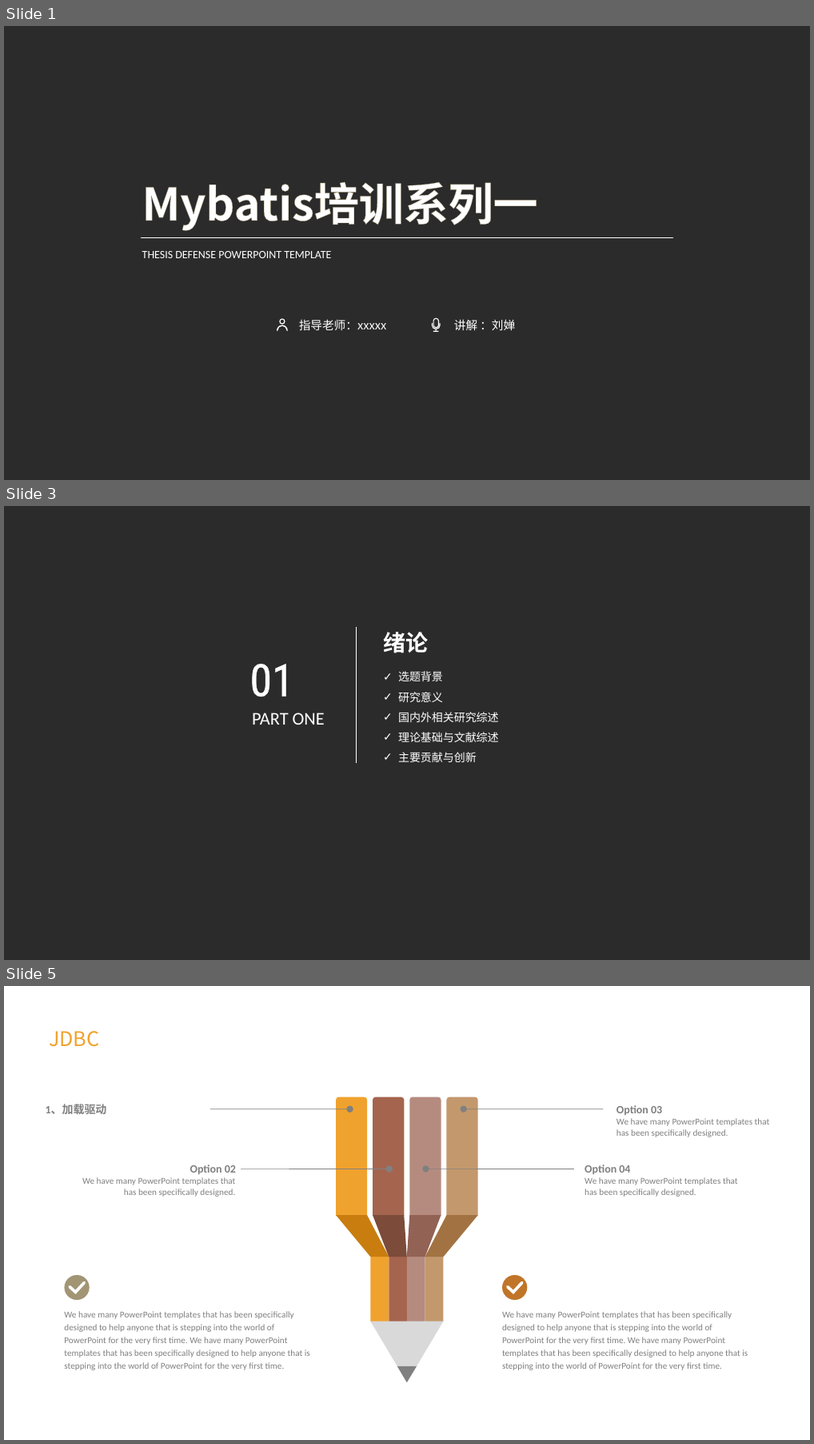
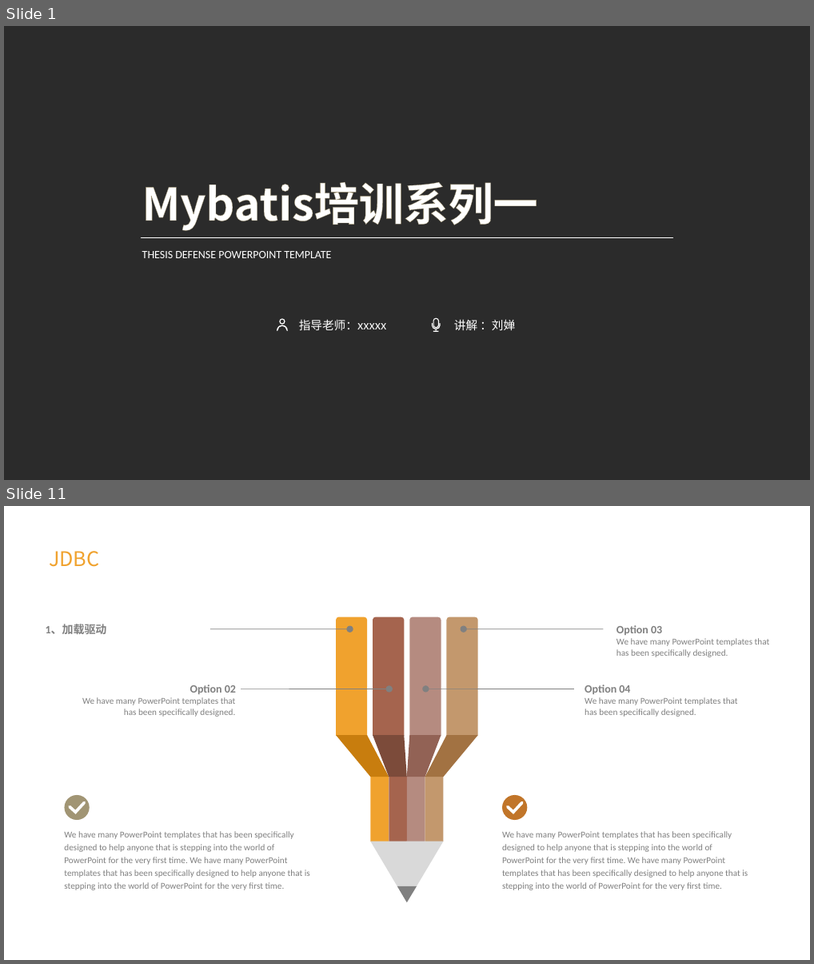
Before and after one commit to girlChan/Mybatis, a slide deck: mybatis培训系列一.pptx. Shown one above the other, each under a label of ours: slides 1, 3 and 5 before the commit, slides 1 and 11 after it; the slides between them are not shown. The pictures are 814x1444 and 814x964 pixels, drawn with LibreOffice and Linux fonts; fonts in the diff are those of the drawing; background and template pictures are left out; a plain dark background stands for a picture behind light text. Boxes give left, top, right and bottom in pixels: in the first picture for what was removed or moved away, otherwise in the second. Text is boxed around its words. In the diff, an @@ line names an element or a change of style, - is before the commit and + after.

```diff
--- a/mybatis培训系列一.pptx
+++ b/mybatis培训系列一.pptx
@@ slide 3 removed at [4, 506, 810, 960], background picture (left out) @@
@@ line removed from (356, 764) to (356, 627) @@
@@ text removed at [383, 632, 428, 653] @@
-绪论
@@ text removed at [250, 664, 294, 697] @@
-01
@@ text removed at [398, 671, 499, 762] @@
-✓ 选题背景
-✓ 研究意义
-✓ 国内外相关研究综述
-✓ 理论基础与文献综述
-✓ 主要贡献与创新
@@ text removed at [252, 712, 325, 724] @@
-PART ONE
@@ what was slide 5 is now slide 11 @@
```
Also in this commit, not shown: 2 slides changed, 7 slides added.
